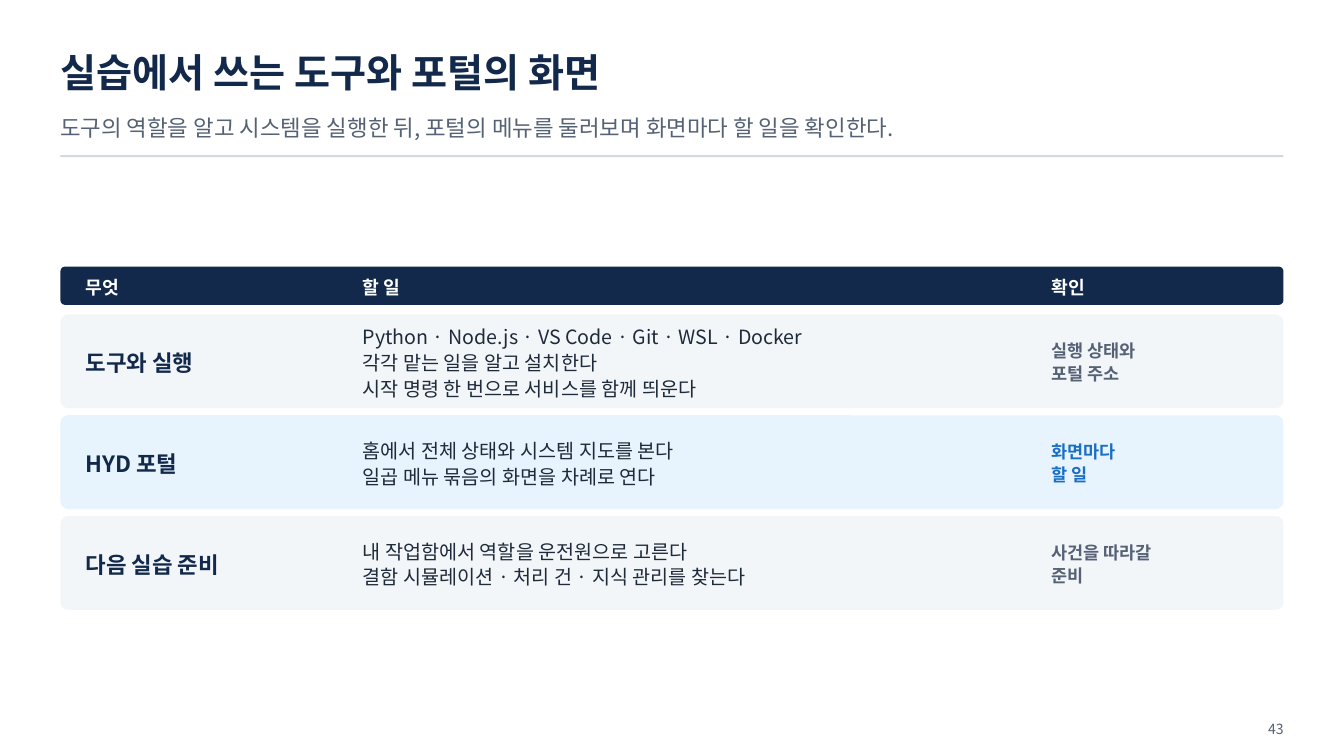
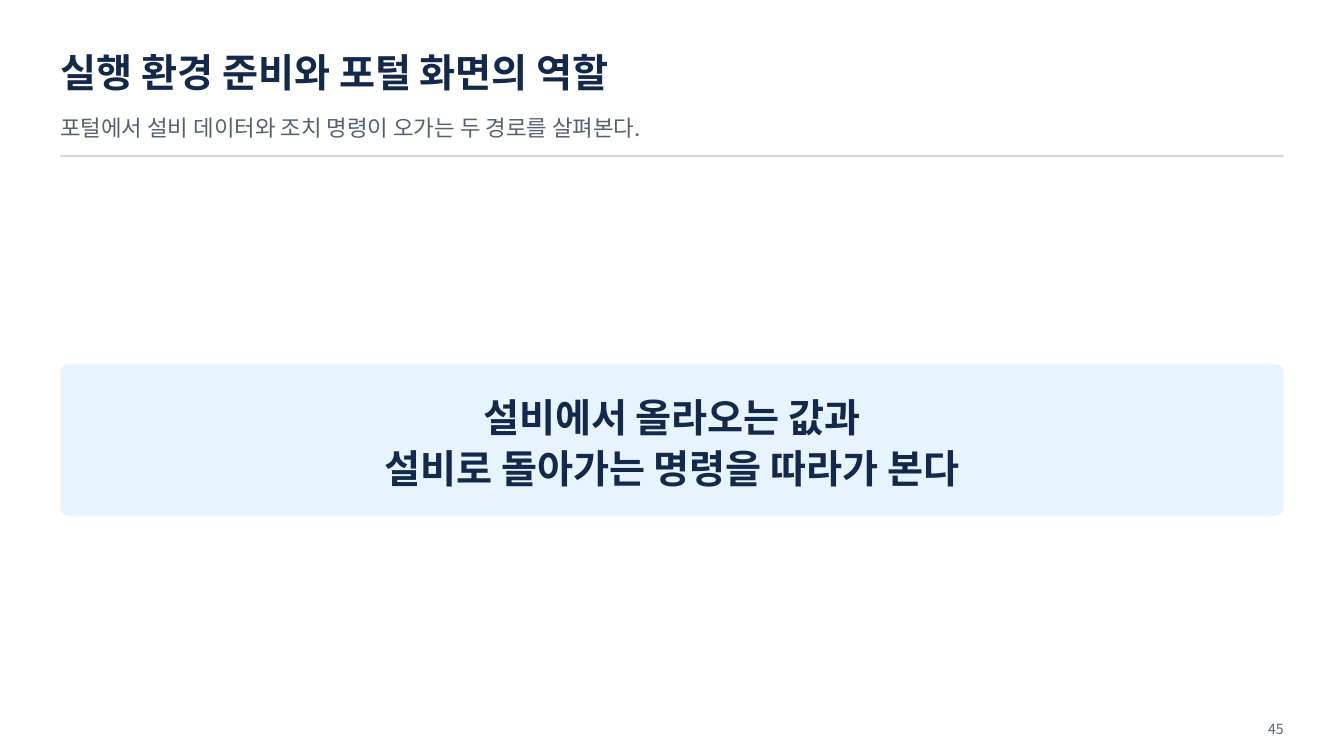
Before and after one commit to uengine-oss/hyd-iot-edu, a slide deck: slide 45 of workspace/강의제작/산출물/실전반/이론/01회차/실전반_01일차.pptx (slide 43 before the commit). Drawn at 1344x756 pixels with LibreOffice and Linux fonts; fonts in the diff are those of the drawing. Boxes give left, top, right and bottom in pixels: in the first picture for what was removed or moved away, otherwise in the second. Text is boxed around its words. In the diff, an @@ line names an element or a change of style, - is before the commit and + after.

```diff
--- a/workspace/강의제작/산출물/실전반/이론/01회차/실전반_01일차.pptx
+++ b/workspace/강의제작/산출물/실전반/이론/01회차/실전반_01일차.pptx
@@ text at [60, 54, 609, 91]: text changed @@
-실습에서 쓰는 도구와 포털의 화면
+실행 환경 준비와 포털 화면의 역할
@@ text at [60, 117, 641, 138]: text changed @@
-도구의 역할을 알고 시스템을 실행한 뒤, 포털의 메뉴를 둘러보며 화면마다 할 일을 확인한다.
+포털에서 설비 데이터와 조치 명령이 오가는 두 경로를 살펴본다.
@@ rounded rectangle removed at [60, 266, 1284, 304] @@
@@ text removed at [86, 278, 119, 296] @@
-무엇
@@ text removed at [363, 278, 401, 296] @@
-할 일
@@ text removed at [1051, 278, 1084, 296] @@
-확인
@@ rounded rectangle removed at [60, 315, 1284, 408] @@
@@ text removed at [363, 328, 802, 398] @@
-Python · Node.js · VS Code · Git · WSL · Docker
-각각 맡는 일을 알고 설치한다
-시작 명령 한 번으로 서비스를 함께 띄운다
@@ text removed at [86, 352, 193, 373] @@
-도구와 실행
@@ text removed at [1051, 342, 1136, 382] @@
-실행 상태와
-포털 주소
@@ rounded rectangle: place and size @@
-rounded rectangle at [60, 415, 1284, 509]
+rounded rectangle at [60, 365, 1284, 516]
@@ rounded rectangle at [60, 365, 1284, 516]: proportions changed @@
@@ text added at [384, 399, 960, 487], 28 pt, text #13294B, bold @@
+설비에서 올라오는 값과
+설비로 돌아가는 명령을 따라가 본다
@@ text removed at [363, 441, 674, 486] @@
-홈에서 전체 상태와 시스템 지도를 본다
-일곱 메뉴 묶음의 화면을 차례로 연다
@@ text removed at [1051, 443, 1115, 486] @@
-화면마다
-할 일
@@ text removed at [86, 453, 177, 474] @@
-HYD 포털
@@ rounded rectangle removed at [60, 516, 1284, 610] @@
@@ text removed at [86, 554, 219, 575] @@
-다음 실습 준비
@@ text removed at [363, 542, 745, 586] @@
-내 작업함에서 역할을 운전원으로 고른다
-결함 시뮬레이션 · 처리 건 · 지식 관리를 찾는다
@@ text removed at [1051, 544, 1152, 584] @@
-사건을 따라갈
-준비
@@ text at [1268, 723, 1284, 734]: text changed @@
-43
+45
```
Also in this commit, not shown: 55 other slides changed, 3 slides added, 52 other files.
